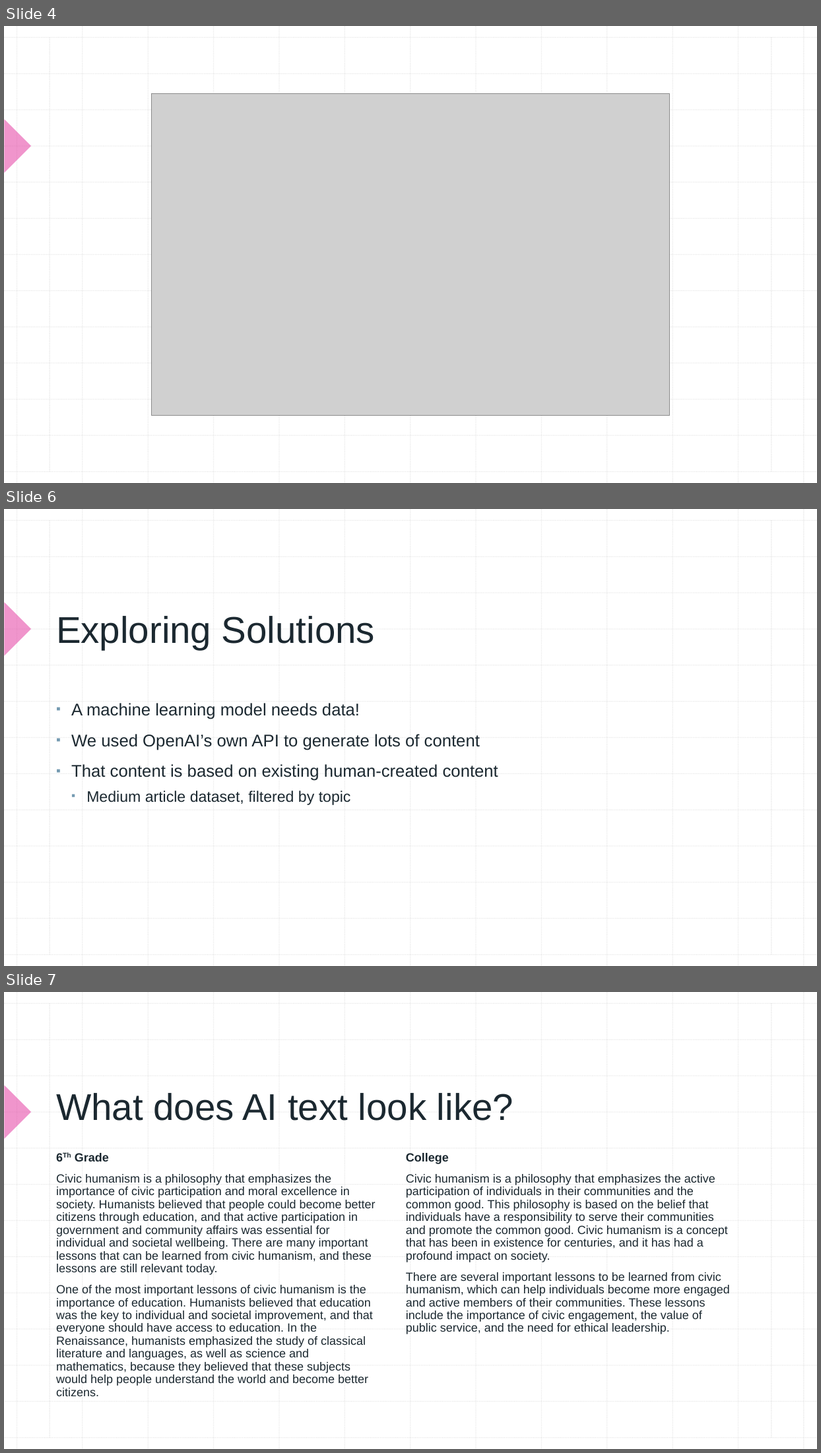
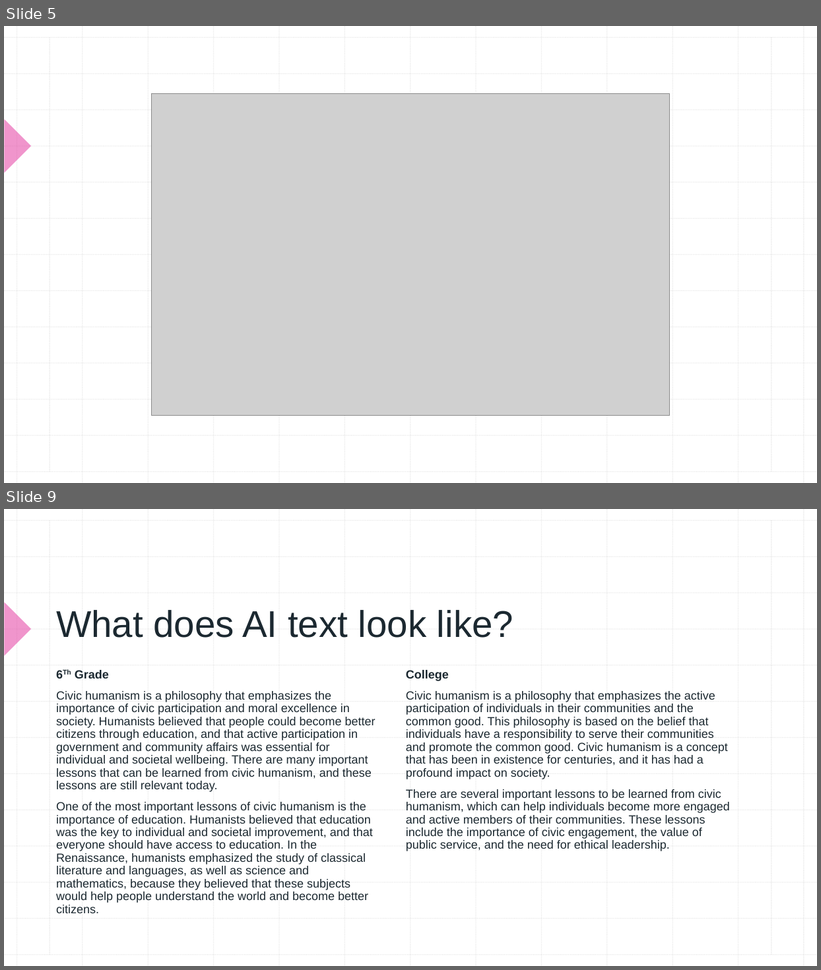
Before and after one commit to aaronomics/grad, a slide deck: AWEISS EMU GRC Presentation.pptx. Shown one above the other, each under a label of ours: slides 4, 6 and 7 before the commit, slides 5 and 9 after it; the slides between them are not shown. The pictures are 821x1453 and 821x970 pixels, drawn with LibreOffice and Linux fonts; fonts in the diff are those of the drawing; grey boxes stand for pictures. Boxes give left, top, right and bottom in pixels: in the first picture for what was removed or moved away, otherwise in the second. Text is boxed around its words. In the diff, an @@ line names an element or a change of style, - is before the commit and + after.

```diff
--- a/AWEISS EMU GRC Presentation.pptx
+++ b/AWEISS EMU GRC Presentation.pptx
@@ slide 6 removed at <box>4,509,817,966</box>, background #FFFFFF; not listed: 29 template elements that a slide beside it also shows @@
@@ title removed at <box>56,616,375,650</box> @@
-Exploring Solutions
@@ text removed at <box>71,703,498,805</box> @@
-▪ A machine learning model needs data!
-▪ We used OpenAI’s own API to generate lots of content
-▪ That content is based on existing human-created content
-  ▪ Medium article dataset, filtered by topic
@@ what was slide 4 is now slide 5 @@
@@ what was slide 7 is now slide 9 @@
```
Also in this commit, not shown: 7 slides changed, 5 slides added, 1 other slide removed, 5 other files.
